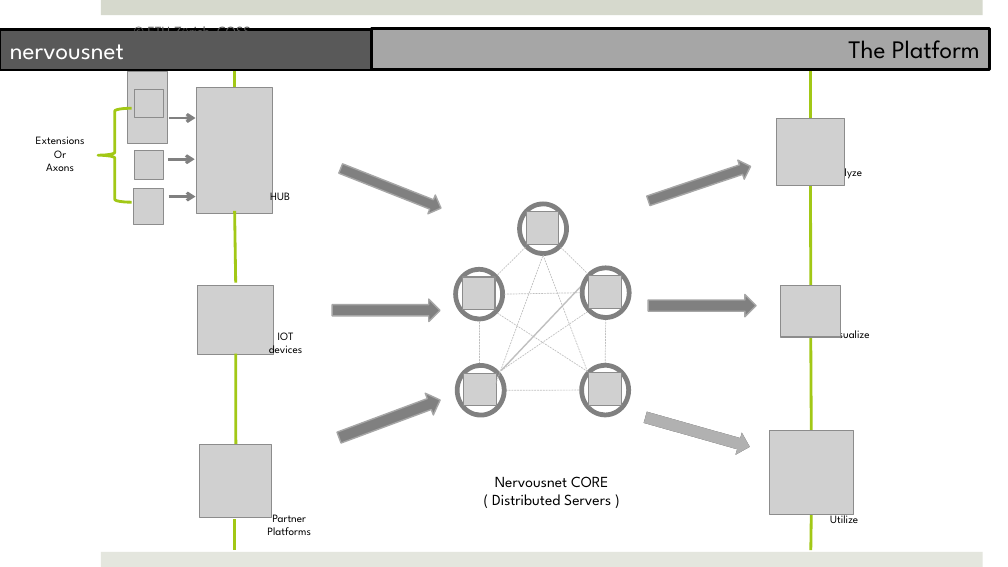
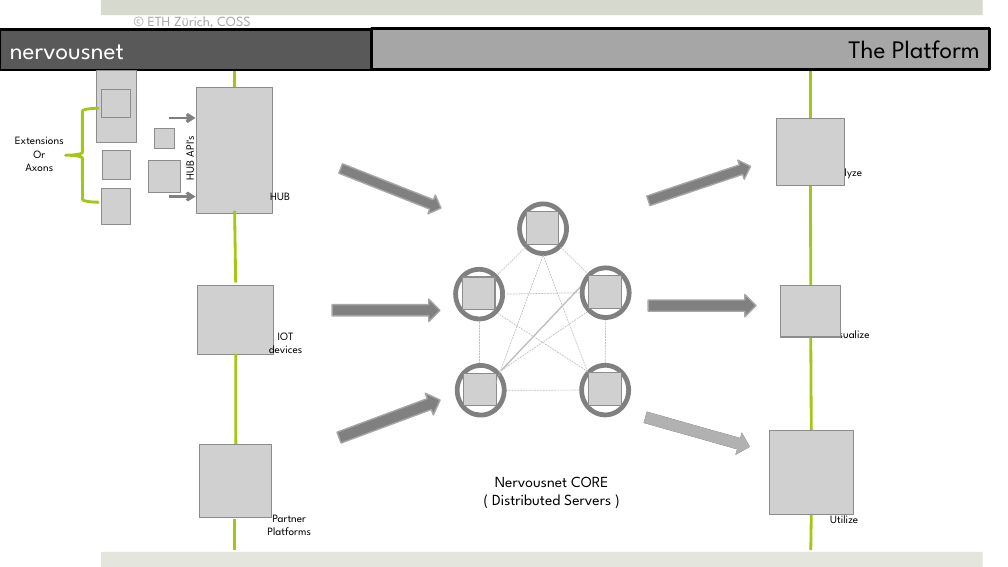
Before and after one commit to prasad79/nervousnet, a slide deck: slide 3 of Documents/Architecture/nervousnet.pptx. Drawn at 1008x567 pixels with LibreOffice and Linux fonts; fonts in the diff are those of the drawing; grey boxes stand for pictures. Boxes give left, top, right and bottom in pixels: in the first picture for what was removed or moved away, otherwise in the second. Text is boxed around its words. In the diff, an @@ line names an element or a change of style, - is before the commit and + after.

```diff
--- a/Documents/Architecture/nervousnet.pptx
+++ b/Documents/Architecture/nervousnet.pptx
@@ text "© ETH Zürich, COSS" at box(148, 17, 250, 32): text colour #595959 to #A6A6A6 @@
@@ 3 pictures, 1 left brace: place and size @@
-3 pictures, 1 left brace at box(98, 72, 168, 202)
+3 pictures, 1 left brace at box(66, 71, 137, 202)
@@ text "Extensions": place and size @@
-text "Extensions" at box(36, 136, 85, 171)
+text "Extensions" at box(15, 136, 64, 171)
@@ picture added at box(155, 129, 175, 149) @@
@@ text added at box(181, 138, 198, 180), 8 pt, text #000000 @@
+HUB API's
@@ picture added at box(148, 161, 179, 193) @@
@@ arrow removed from (168, 159) to (195, 159) @@
@@ picture: place and size @@
-picture at box(134, 188, 163, 225)
+picture at box(101, 188, 130, 225)
```
Also in this commit, not shown: 4 other slides changed, 1 other file.
